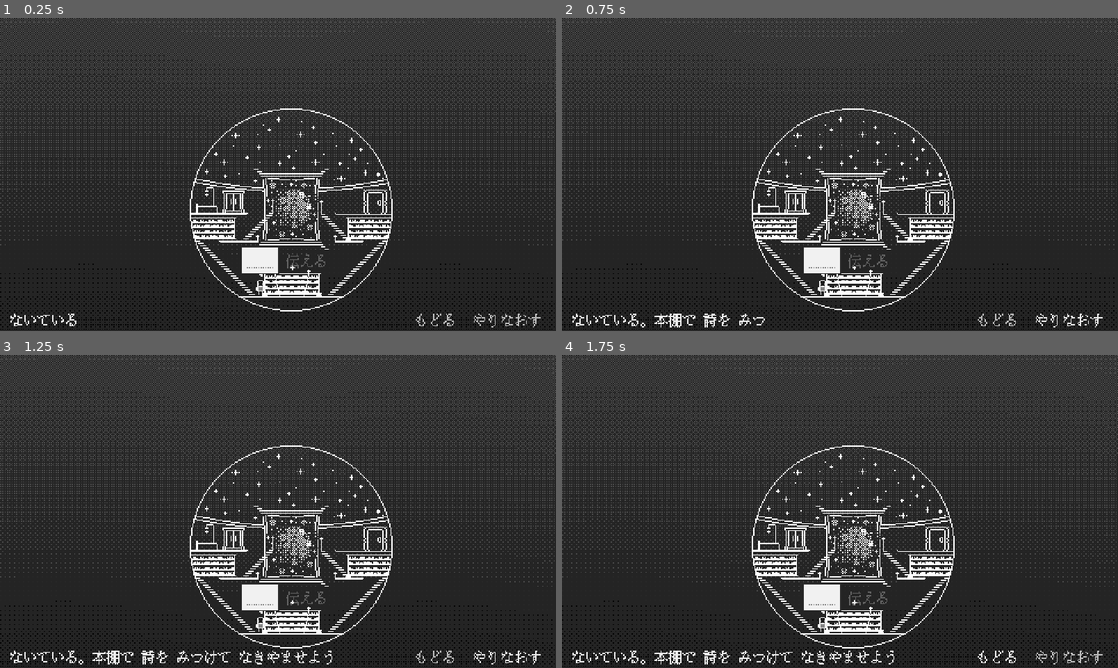
Above: before the commit, frames 1-4 (two rows, left to right).
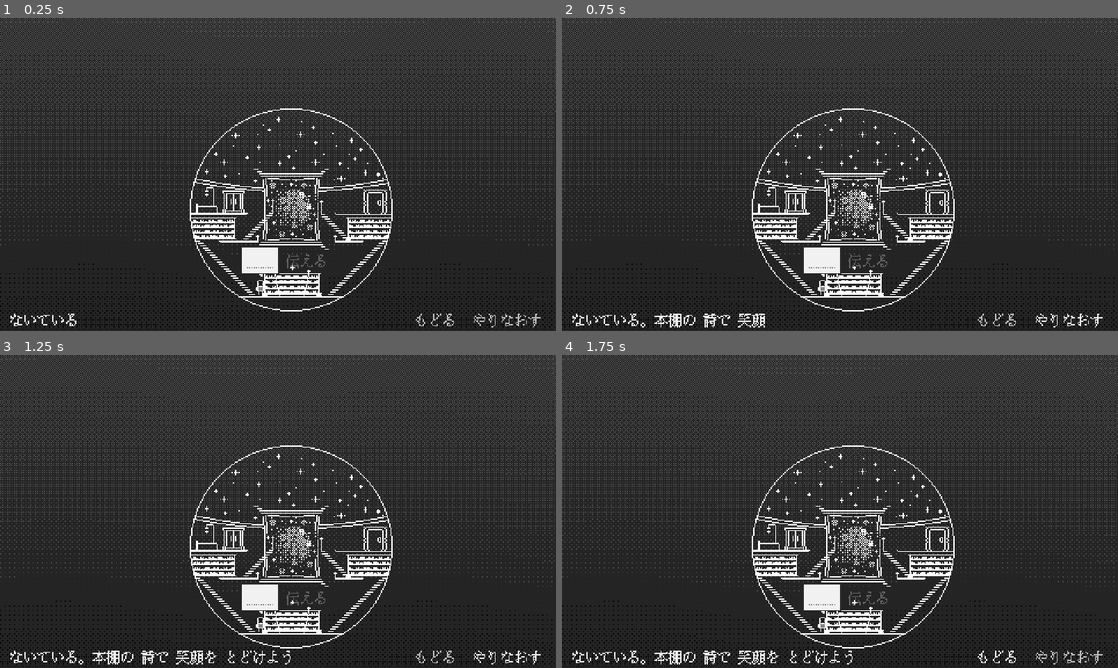
Above: after the commit, the same moments.

Repository: tmichiya/toru-3jam
Game: Godot game, scene res://scenes/main.tscn
Same seed, same stepped clock (60 frames per second), same inputs: the game is played once before the commit and once after it.
Inputs:
- Up to frame 1 (0.25 s): no input
- Up to frame 2 (0.75 s): click "やりなおす" at 0.5 s
- Up to frame 3 (1.25 s): no input
- Up to frame 4 (1.75 s): click "もどる" at 1.25 s

Frame 1 is identical in both runs. In frame 2, 0.1% of the frame differs, in the area x 21-37%, y 94-99%; in frame 3, 0.4%, in the area x 21-60%, y 94-99%; in frame 4, 0.4%.

Commit message:
「逆さ」「ずれる」で言葉の意味を変える仕組みと、詩の作り直し
言葉の辞書 (lexicon) を作り、詩は言葉を並べるだけのシンプルな形に。逆さ は反対の言葉 (涙→笑顔)、ずれる はひとつ先の意味 (夜→朝) に変える。道具は何度でも使える。色を7色に増やし、各詩に色でしか見えない言葉を追加。答えは道具・色・前の詩の言葉を組み合わせて作る。冒頭の文章もデータに追加。

Co-Authored-By: Claude Opus 5.5 <noreply@anthropic.com>

Diff:
--- a/data/poem.json
+++ b/data/poem.json
@@ -1,8 +1,94 @@
 {
+	"intro": [
+		"とっても 悲しいことが あったとき",
+		"家から 出たくなくなる",
+		"外が いやになる",
+		"きみは ずっと 泣いていた",
+		"あの子を 外に 出してあげよう",
+		"「きらきらした 明るい 未来」へ"
+	],
+
 	"palette": {
 		"gray": ["#8e8e90", "#4c4c52"],
+		"red": ["#ff8f8f", "#7a1f3d"],
 		"blue": ["#86b6ea", "#26386e"],
-		"gold": ["#ffd47e", "#c8603a"]
+		"green": ["#9fe0a0", "#1f5a4a"],
+		"purple": ["#c9a0ff", "#3d2266"],
+		"gold": ["#ffd47e", "#c8603a"],
+		"white": ["#ffffff", "#a8b8d8"]
+	},
+
+	"comment_lexicon": "言葉ごとの演出 (anim)・効果 (effect: color)・道具 (tool: reverse=逆さ / shift=ずれる)。詩はここにある言葉を並べるだけ",
+	"lexicon": {
+		"灰色": { "anim": "ash", "effect": "color", "arg": "gray" },
+		"赤い": { "anim": "paint", "effect": "color", "arg": "red" },
+		"青い": { "anim": "paint", "effect": "color", "arg": "blue" },
+		"緑の": { "anim": "paint", "effect": "color", "arg": "green" },
+		"紫の": { "anim": "paint", "effect": "color", "arg": "purple" },
+		"金色": { "anim": "paint", "effect": "color", "arg": "gold" },
+		"白い": { "anim": "paint", "effect": "color", "arg": "white" },
+		"逆さ": { "anim": "flip", "tool": "reverse" },
+		"ずれる": { "anim": "slide", "tool": "shift" },
+		"部屋": { "anim": "town" },
+		"ひとり": { "anim": "hush" },
+		"ふたり": { "anim": "hands" },
+		"涙": { "anim": "pour" },
+		"笑顔": { "anim": "smile" },
+		"ぬくもり": { "anim": "light" },
+		"つめたい": { "anim": "hush" },
+		"夜": { "anim": "hush" },
+		"朝": { "anim": "morning" },
+		"昼": { "anim": "light" },
+		"夕方": { "anim": "fall" },
+		"やさしい": { "anim": "sparkle" },
+		"声": { "anim": "speak" },
+		"夢": { "anim": "dream" },
+		"風": { "anim": "wind" },
+		"眠る": { "anim": "sleep" },
+		"起きる": { "anim": "move" },
+		"扉": { "anim": "beyond" },
+		"閉じる": { "anim": "hush" },
+		"開く": { "anim": "spread" },
+		"なくした": { "anim": "fall" },
+		"みつけた": { "anim": "star" },
+		"鍵": { "anim": "key" },
+		"光": { "anim": "light" },
+		"影": { "anim": "hush" },
+		"きらきらした": { "anim": "sparkle" },
+		"星": { "anim": "star" },
+		"暗い": { "anim": "hush" },
+		"明るい": { "anim": "bright" },
+		"過去": { "anim": "beyond" },
+		"今": { "anim": "wait" },
+		"未来": { "anim": "future" },
+		"窓": { "anim": "light" },
+		"鳥": { "anim": "bird" },
+		"歌": { "anim": "sing" },
+		"雲": { "anim": "cloud" },
+		"川": { "anim": "river" },
+		"雨": { "anim": "pour" },
+		"月": { "anim": "dream" },
+		"太陽": { "anim": "bright" }
+	},
+	"comment_opposites": "逆さ を重ねると反対の言葉になる (両方向に書く)",
+	"opposites": {
+		"涙": "笑顔", "笑顔": "涙",
+		"暗い": "明るい", "明るい": "暗い",
+		"夜": "朝", "朝": "夜",
+		"ひとり": "ふたり", "ふたり": "ひとり",
+		"つめたい": "ぬくもり", "ぬくもり": "つめたい",
+		"閉じる": "開く", "開く": "閉じる",
+		"なくした": "みつけた", "みつけた": "なくした",
+		"眠る": "起きる", "起きる": "眠る",
+		"光": "影", "影": "光",
+		"過去": "未来", "未来": "過去"
+	},
+	"comment_shifts": "ずれる を重ねると、ひとつ先の意味へずれる (輪になっている)",
+	"shifts": {
+		"朝": "昼", "昼": "夕方", "夕方": "夜", "夜": "朝",
+		"過去": "今", "今": "未来", "未来": "過去",
+		"雲": "雨", "雨": "川", "川": "雲",
+		"星": "月", "月": "太陽", "太陽": "星"
 	},
 
 	"comment_coords": "座標はすべて部屋の絵 (art/room/room.png, 300x300) のピクセル座標。y は足元 (床の上面)",
@@ -38,88 +124,47 @@
 	},
 	"door_light": [227, 88, 16, 17],
 
+	"comment_poems": "1行 = 言葉の並び。{\"t\": 言葉, \"visible_in\": 色} はその色の時だけ見える言葉",
 	"poems": [
 		{
 			"id": "p1", "title": "一",
 			"lines": [
-				[
-					{ "t": "灰色の", "anim": "ash", "effect": "color", "arg": "gray" },
-					{ "t": "部屋で", "anim": "town" },
-					{ "t": "ひとり", "anim": "hush" },
-					{ "t": "ないている", "anim": "pour" }
-				],
-				[
-					{ "t": "わすれた", "anim": "beyond" },
-					{ "t": "笑顔を", "key": "笑顔", "anim": "smile" },
-					{ "t": "さがして", "anim": "further" }
-				]
+				["灰色", "部屋", "ひとり"],
+				["赤い", "涙", { "t": "逆さ", "visible_in": "red" }],
+				[{ "t": "ぬくもり", "visible_in": "red" }, { "t": "風", "visible_in": "green" }]
 			]
 		},
 		{
 			"id": "p2", "title": "二",
 			"lines": [
-				[
-					{ "t": "なきつかれて", "anim": "sleep" },
-					{ "t": "ねむる", "anim": "sleep" },
-					{ "t": "きみ", "anim": "sparkle" }
-				],
-				[
-					{ "t": "明るい", "anim": "bright" },
-					{ "t": "朝が", "anim": "morning" },
-					{ "t": "くるまで", "anim": "wait" }
-				],
-				[
-					{ "t": "青い", "anim": "paint", "effect": "color", "arg": "blue" },
-					{ "t": "夢の", "anim": "dream" },
-					{ "t": "なか", "anim": "cloud" },
-					{ "t": "やさしい", "anim": "light" },
-					{ "t": "声", "anim": "speak" }
-				]
+				["青い", "夜", { "t": "ずれる", "visible_in": "blue" }],
+				["やさしい", "声", "眠る"],
+				["緑の", { "t": "夢", "visible_in": "green" }, { "t": "雲", "visible_in": "blue" }]
 			]
 		},
 		{
 			"id": "p3", "title": "三",
 			"lines": [
-				[
-					{ "t": "とざされた", "anim": "hush" },
-					{ "t": "扉の", "anim": "beyond" },
-					{ "t": "むこうに", "anim": "move" },
-					{ "t": "未来", "anim": "future" }
-				],
-				[
-					{ "t": "金色の", "anim": "paint", "effect": "color", "arg": "gold" },
-					{ "t": "光が", "anim": "light" },
-					{ "t": "さす", "anim": "star" }
-				],
-				[
-					{ "t": "ねむる", "anim": "sleep" },
-					{ "t": "鍵", "anim": "key", "visible_in": "gold" }
-				]
+				["紫の", "扉", "閉じる"],
+				["なくした", { "t": "鍵", "visible_in": "gold" }],
+				["金色", "光", { "t": "鳥", "visible_in": "purple" }]
 			]
 		},
 		{
 			"id": "p4", "title": "四",
 			"lines": [
-				[
-					{ "t": "きらきらとした", "anim": "sparkle" },
-					{ "t": "星の", "anim": "star" },
-					{ "t": "まど", "anim": "light" }
-				],
-				[
-					{ "t": "どこへ", "anim": "beyond" },
-					{ "t": "行こう", "anim": "move" },
-					{ "t": "鳥の", "anim": "bird" },
-					{ "t": "ように", "anim": "sing" }
-				]
+				["きらきらした", "星", "窓"],
+				["暗い", "過去", { "t": "歌", "visible_in": "white" }],
+				["白い", { "t": "川", "visible_in": "purple" }, { "t": "明るい", "visible_in": "white" }]
 			]
 		}
 	],
 
-	"comment_stages": "unlock = その場面で開く本棚/窓。answers = 伝えて正解になる言葉の並び (key)。reach = そこに着くと次の場面へ",
+	"comment_stages": "unlock = その場面で開く本棚/窓。answers = 伝えて正解になる言葉の並び。reach = そこに着くと次の場面へ",
 	"stages": [
 		{
 			"id": "cry",
-			"hint": "ないている。本棚で 詩を みつけて なきやませよう",
+			"hint": "ないている。本棚の 詩で 笑顔を とどけよう",
 			"unlock": ["shelf_bottom"],
 			"capacity": 1,
 			"answers": [["笑顔"]],
@@ -138,9 +183,9 @@
 		},
 		{
 			"id": "sleep",
-			"hint": "ねむってしまった。やさしく おこそう",
+			"hint": "ねむってしまった。朝の 笑顔で おこそう",
 			"capacity": 2,
-			"answers": [["やさしい", "笑顔"]],
+			"answers": [["朝", "笑顔"], ["笑顔", "朝"]],
 			"saturation": 0.3,
 			"player_anim": "sleep",
 			"can_move": false,
@@ -148,26 +193,27 @@
 		},
 		{
 			"id": "door",
-			"hint": "扉には 鍵が かかっている。鍵を さがさせよう",
+			"hint": "扉が 閉じている。鍵を みつけよう",
 			"unlock": ["shelf_right"],
 			"capacity": 2,
-			"answers": [["鍵", "さがして"], ["さがして", "鍵"]],
-			"saturation": 0.55,
+			"answers": [["鍵", "みつけた"], ["みつけた", "鍵"]],
+			"saturation": 0.5,
 			"player_anim": "idle",
 			"reaction": { "anim": "search", "time": 1.8 }
 		},
 		{
 			"id": "future",
-			"hint": "鍵を みつけた。どこへ 行こう。窓の 星に きいてみよう",
+			"hint": "鍵を みつけた。窓の 星に どこへ行くか きこう",
 			"unlock": ["window"],
 			"capacity": 3,
-			"answers": [["きらきらとした", "明るい", "未来"]],
-			"saturation": 0.8,
+			"answers": [["きらきらした", "明るい", "未来"]],
+			"saturation": 0.75,
 			"player_anim": "think",
 			"has_key": true,
 			"reaction": { "anim": "happy", "time": 1.2 }
 		}
 	],
+	"color_boost": 0.35,
 	"exit": "door",
-	"ending_text": "きらきらとした 明るい 未来へ、きみは 扉を あけた。"
+	"ending_text": "きらきらした 明るい 未来へ、きみは 扉を あけた。"
 }
--- a/scripts/game.gd
+++ b/scripts/game.gd
@@ -94,6 +94,37 @@
 	_commit(evs)
 
 
+## 道具の言葉 (逆さ・ずれる) を詩の言葉に重ねたとき、何に変わるか。変わらなければ ""
+func tool_result(tool_uid: int, target_uid: int) -> String:
+	var tool_w := state.word_by_uid(tool_uid)
+	var target := state.word_by_uid(target_uid)
+	if tool_w.is_empty() or target.is_empty() or tool_uid == target_uid:
+		return ""
+	if not state.is_present(tool_w) or not state.is_present(target):
+		return ""
+	var table: Dictionary = {}
+	match tool_w["tool"]:
+		"reverse":
+			table = poem.get("opposites", {})
+		"shift":
+			table = poem.get("shifts", {})
+	return str(table.get(target["key"], ""))
+
+
+## 道具の言葉を詩の言葉に重ねて、意味を変える (道具は何度でも使える)
+func apply_tool(tool_uid: int, target_uid: int) -> bool:
+	var to := tool_result(tool_uid, target_uid)
+	if to == "":
+		fx_requested.emit({"kind": "full", "uids": [target_uid]})
+		return false
+	_push()
+	var target := state.word_by_uid(target_uid)
+	var from: String = target["t"]
+	GameState.set_text(target, to, poem.get("lexicon", {}))
+	_commit([{"kind": "transform", "uids": [target_uid], "tool": state.word_by_uid(tool_uid)["tool"], "from": from}])
+	return true
+
+
 func can_give(uid: int) -> bool:
 	var w := state.word_by_uid(uid)
 	return not w.is_empty() and state.is_present(w) and state.message().size() < capacity()
--- a/scripts/game_state.gd
+++ b/scripts/game_state.gd
@@ -21,29 +21,39 @@
 		"prev_color": "",    # ひとつ前の色 (グラデーション下側)
 		"ended": false,
 	}
+	var lexicon: Dictionary = poem.get("lexicon", {})
 	for p in poem["poems"]:
 		var lines: Array = []
 		for i in p["lines"].size():
 			var words: Array = []
 			for w in p["lines"][i]:
-				words.append(make_word(s.new_uid(), w))
+				var src: Dictionary = w if w is Dictionary else {"t": w}
+				words.append(make_word(s.new_uid(), src, lexicon))
 			lines.append({"id": "%s-%d" % [p["id"], i], "words": words})
 		s.d["poems"][p["id"]] = {"title": p.get("title", p["id"]), "lines": lines}
 	return s
 
 
-static func make_word(uid: int, src: Dictionary) -> Dictionary:
-	var t: String = src.get("t", "")
-	return {
+## 詩の中の言葉ひとつ。演出・効果・道具は lexicon (言葉の辞書) から引く
+static func make_word(uid: int, src: Dictionary, lexicon: Dictionary) -> Dictionary:
+	var w := {
 		"uid": uid,
-		"t": t,
-		"key": src.get("key", t),
-		"anim": src.get("anim", ""),
-		"effect": src.get("effect", ""),
-		"arg": src.get("arg", null),
 		"visible_in": src.get("visible_in", ""),
 		"in_bubble": false,
 	}
+	set_text(w, src.get("t", ""), lexicon)
+	return w
+
+
+## 言葉を別の言葉に変える (逆さ・ずれる)。見える色などその場所の性質はそのまま
+static func set_text(w: Dictionary, t: String, lexicon: Dictionary) -> void:
+	var lex: Dictionary = lexicon.get(t, {})
+	w["t"] = t
+	w["key"] = t
+	w["anim"] = lex.get("anim", "")
+	w["effect"] = lex.get("effect", "")
+	w["arg"] = lex.get("arg", null)
+	w["tool"] = lex.get("tool", "")
 
 
 func snapshot() -> Dictionary:
--- a/tests/test_solution.gd
+++ b/tests/test_solution.gd
@@ -12,18 +12,19 @@
 	game.load_poem("res://data/poem.json")
 	_test_nav()
 
-	# 1. 泣いている
+	# 1. 泣いている: 赤で 逆さ が見え、涙を逆さにして 笑顔
 	_check(game.state.got().is_empty(), "最初は詩を持っていない")
 	game.arrive("shelf_left")
 	_check(game.state.got().is_empty(), "まだ開いていない本棚からは手に入らない")
 	game.arrive("shelf_bottom")
 	_check(game.state.got() == ["p1"], "下の本棚で 詩一 を手に入れる")
-	_check(game.give(_uid("ひとり")), "ひとり を渡す")
-	_check(not game.give(_uid("ないている")), "1語までしか渡せない")
-	_check(not game.tell(), "ひとり では泣きやまない")
-	game.give(_uid("笑顔を"))
+	_check(not game.apply_tool(_uid("逆さ"), _uid("涙")), "赤の前は 逆さ が見えない")
+	game.click(_uid("赤い"))
+	_check(not game.apply_tool(_uid("逆さ"), _uid("部屋")), "部屋 は逆さにできない")
+	_check(game.apply_tool(_uid("逆さ"), _uid("涙")), "涙 を逆さにする")
+	_check(_uid("笑顔") > 0 and _uid("涙") < 0, "涙 が 笑顔 に変わる")
+	game.give(_uid("笑顔"))
 	_check(game.tell(), "笑顔 で泣きやむ")
-	_check(game.stage_def()["id"] == "sleepy", "ねむそうな場面へ")
 
 	# 2. ベッドへ (途中で左の本棚)
 	game.arrive("shelf_left")
@@ -31,38 +32,44 @@
 	game.arrive("bed")
 	_check(game.stage_def()["id"] == "sleep", "ベッドで眠る")
 
-	# 3. 寝ている → 過去の詩 (笑顔) も使って起こす
+	# 3. 寝ている: 青で ずれる が見え、夜 → 朝。詩一の 笑顔 と合わせる
+	game.click(_uid("青い"))
+	_check(game.apply_tool(_uid("ずれる"), _uid("夜")) and _uid("朝") > 0, "夜 が ずれて 朝 に")
 	game.give(_uid("やさしい"))
-	game.give(_uid("声"))
-	_check(not game.tell(), "やさしい 声 (詩二だけ) では起きない")
-	game.give(_uid("やさしい"))
-	game.give(_uid("笑顔を"))
-	_check(game.tell(), "やさしい 笑顔 で起きる")
-	_check(game.stage_def()["id"] == "door", "扉の場面へ")
+	game.give(_uid("朝"))
+	_check(not game.tell(), "やさしい 朝 では起きない")
+	game.give(_uid("朝"))
+	game.give(_uid("笑顔"))
+	_check(game.tell(), "朝 笑顔 (詩二+詩一) で起きる")
 
-	# 4. 扉 → 右の本棚
-	game.arrive("window")
-	_check(not "p4" in game.state.got(), "窓はまだ開いていない")
+	# 4. 扉: 赤で 逆さ を出して なくした → みつけた、金色で 鍵
 	game.arrive("shelf_right")
 	_check("p3" in game.state.got(), "右の本棚で 詩三 を手に入れる")
-	_check(not game.give(_uid("鍵")), "金色の前は 鍵 が見えない")
-	game.click(_uid("金色の"))
+	game.click(_uid("赤い"))
+	_check(game.apply_tool(_uid("逆さ"), _uid("なくした")), "なくした を逆さにして みつけた")
+	game.click(_uid("金色"))
+	_check(not game.state.is_present(_w("逆さ")), "金色の間は 逆さ は見えない")
 	game.give(_uid("鍵"))
-	game.give(_uid("さがして"))
-	_check(game.tell(), "鍵 さがして (詩三+詩一) で鍵を見つける")
-	_check(game.stage_def()["id"] == "future", "未来の場面へ")
+	game.give(_uid("みつけた"))
+	_check(game.tell(), "鍵 みつけた (詩三+詩一の道具) で鍵が見つかる")
 
-	# 5. 窓 → 未来
+	# 5. 窓: 暗い → 明るい (逆さ)、過去 → 今 → 未来 (ずれる 2回)
 	game.arrive("window")
 	_check("p4" in game.state.got(), "窓で 詩四 を手に入れる")
-	for t in ["きらきらとした", "明るい", "未来"]:
+	game.click(_uid("赤い"))
+	game.apply_tool(_uid("逆さ"), _uid("暗い"))
+	game.click(_uid("青い"))
+	game.apply_tool(_uid("ずれる"), _uid("過去"))
+	_check(_uid("今") > 0, "過去 が ずれて 今")
+	game.apply_tool(_uid("ずれる"), _uid("今"))
+	for t in ["きらきらした", "明るい", "未来"]:
 		game.give(_uid(t))
-	_check(game.tell() and game.state.d["ended"], "きらきらとした 明るい 未来 (詩四+二+三) でエンディング")
+	_check(game.tell() and game.state.d["ended"], "きらきらした 明るい 未来 でエンディング")
 
 	game.undo()
 	_check(not game.state.d["ended"], "Undo でエンディング前へ")
 	game.reset()
-	_check(game.state.d["stage"] == 0 and game.state.got().is_empty(), "Reset で初期状態")
+	_check(game.state.d["stage"] == 0 and _uid("涙") > 0, "Reset で初期状態 (涙 に戻る)")
 	print("FAILED" if failed else "ALL OK")
 	quit(1 if failed else 0)
 
@@ -71,7 +78,6 @@
 	var nav := RoomNav.new(game.poem["nav"])
 	var path := nav.find_path(Vector2(135, 177), Vector2(88, 100))
 	_check(not path.is_empty() and path[path.size() - 1].distance_to(Vector2(88, 105)) < 1.0, "下の床からベッドへ行ける")
-	_check(Vector2(96, 129) in path or Vector2(82, 129) in path, "ベッドへは左の段を通る")
 	path = nav.find_path(Vector2(88, 105), Vector2(234, 100))
 	_check(not path.is_empty() and path[path.size() - 1].distance_to(Vector2(234, 106)) < 1.0, "ベッドから扉へ行ける")
 
@@ -84,10 +90,15 @@
 		print("ok  ", msg)
 
 
-func _uid(t: String) -> int:
+func _w(t: String) -> Dictionary:
 	for pid in game.state.d["poems"]:
 		for line in game.state.poem_lines(pid):
 			for w in line["words"]:
 				if w["t"] == t:
-					return w["uid"]
-	return -1
+					return w
+	return {}
+
+
+func _uid(t: String) -> int:
+	var w := _w(t)
+	return -1 if w.is_empty() else int(w["uid"])
